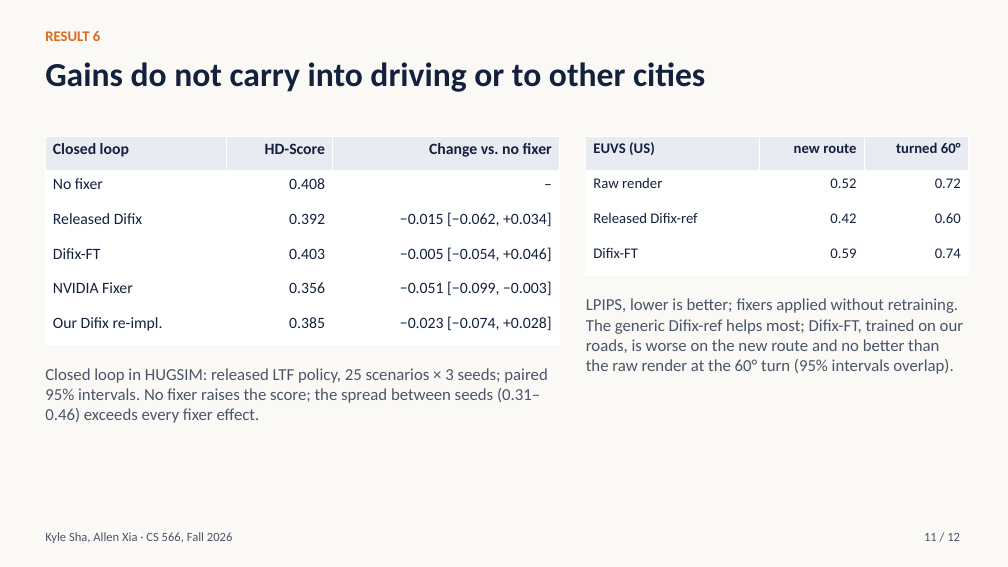
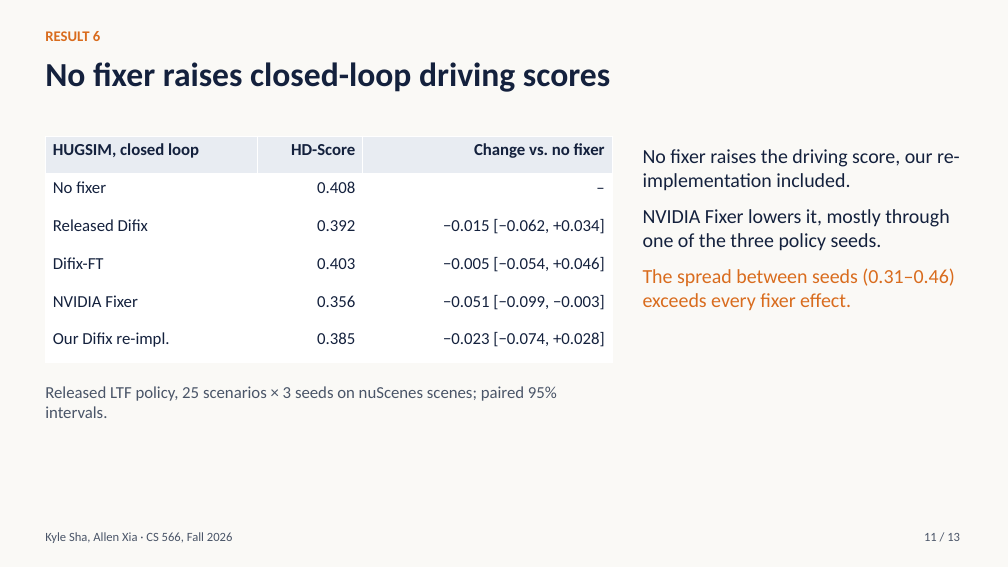
Before and after one commit to ksha23/cs566-drive-sim-trust, a slide deck: slide 11 of presentation/cs566_drive_sim_talk.pptx. Drawn at 1008x567 pixels with LibreOffice and Linux fonts; fonts in the diff are those of the drawing. Boxes give left, top, right and bottom in pixels: in the first picture for what was removed or moved away, otherwise in the second. Text is boxed around its words. In the diff, an @@ line names an element or a change of style, - is before the commit and + after.

```diff
--- a/presentation/cs566_drive_sim_talk.pptx
+++ b/presentation/cs566_drive_sim_talk.pptx
@@ text at [45,62,610,92]: text changed @@
-Gains do not carry into driving or to other cities
+No fixer raises closed-loop driving scores
@@ table at [45,136,613,363] @@
-row 1, column 1: Closed loop
+row 1, column 1: HUGSIM, closed loop
@@ size 15 to 16 pt @@
@@ table: place and size @@
-table at [45,136,560,345]
+table at [45,136,613,363]
@@ table removed at [586,136,969,275], 4 rows, 3 columns @@
-EUVS (US) | new route | turned 60°
-Raw render | 0.52 | 0.72
-Released Difix-ref | 0.42 | 0.60
-Difix-FT | 0.59 | 0.74
@@ text added at [643,149,960,311], 19 pt, text #14213D @@
+No fixer raises the driving score, our re-implementation included.
+NVIDIA Fixer lowers it, mostly through one of the three policy seeds.
+The spread between seeds (0.31–0.46) exceeds every fixer effect.
@@ text removed at [586,298,963,374] @@
-LPIPS, lower is better; fixers applied without retraining. The generic Difix-ref helps most; Difix-FT, trained on our roads, is worse on the new route and no better than the raw render at the 60° turn (95% intervals overlap).
@@ text at [45,386,557,418]: text changed @@
-Closed loop in HUGSIM: released LTF policy, 25 scenarios × 3 seeds; paired 95% intervals. No fixer raises the score; the spread between seeds (0.31–0.46) exceeds every fixer effect.
+Released LTF policy, 25 scenarios × 3 seeds on nuScenes scenes; paired 95% intervals.
```
Also in this commit, not shown: 11 other slides changed, 1 slide added, 20 other files.
